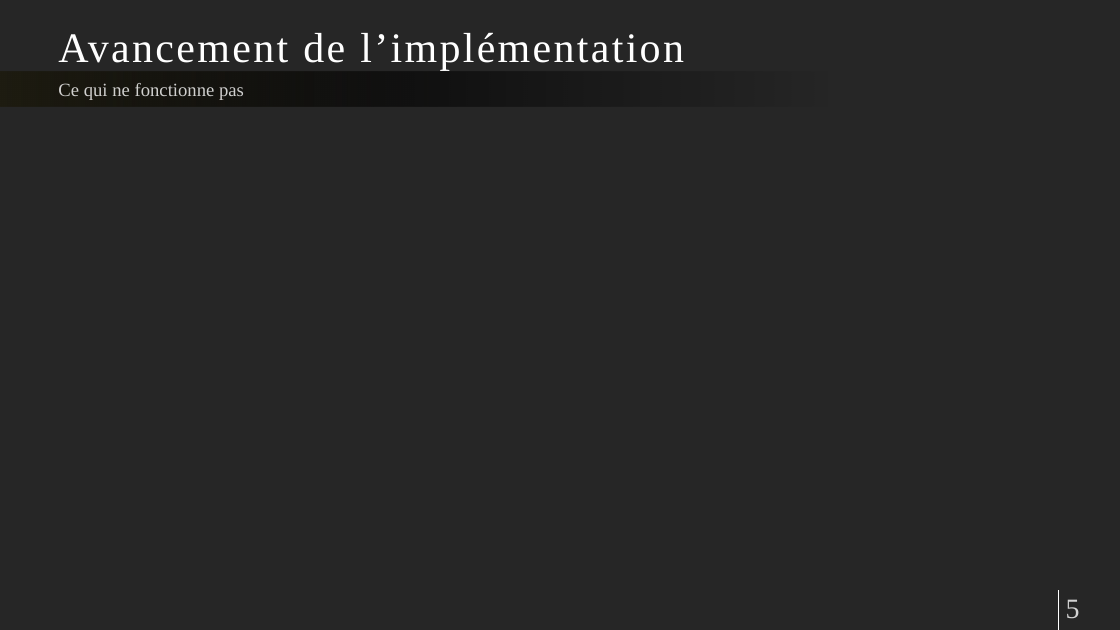
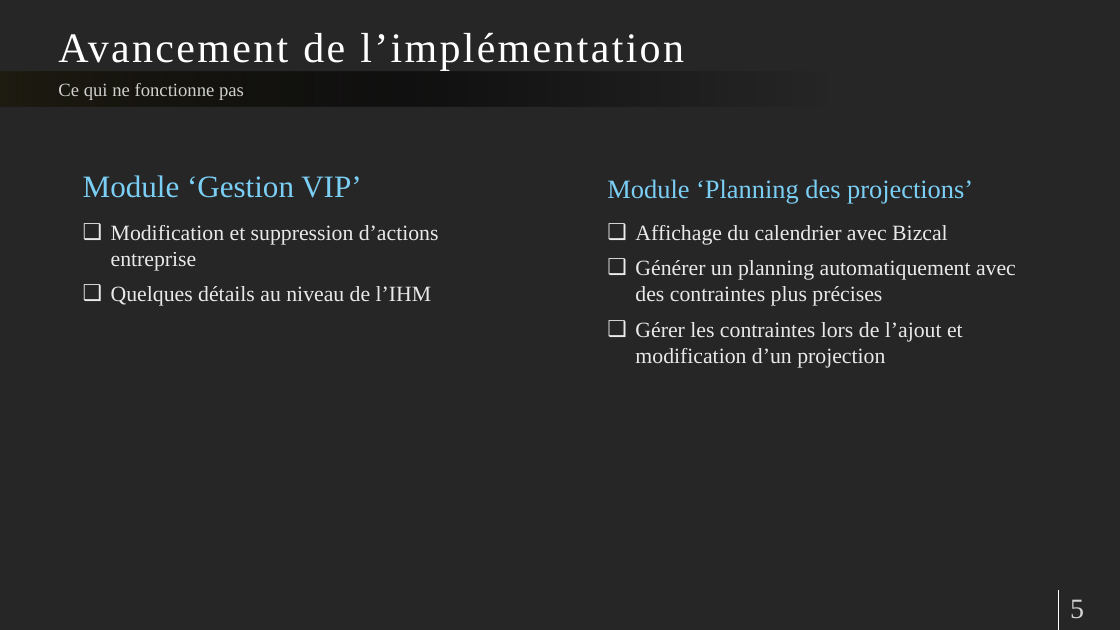
Before and after one commit to pierreelliott/CPOA, a slide deck: slide 5 of Présentation CPOA.pptx. Drawn at 1120x630 pixels with LibreOffice and Linux fonts; fonts in the diff are those of the drawing. Boxes give left, top, right and bottom in pixels: in the first picture for what was removed or moved away, otherwise in the second. Text is boxed around its words. In the diff, an @@ line names an element or a change of style, - is before the commit and + after.

```diff
--- a/Présentation CPOA.pptx
+++ b/Présentation CPOA.pptx
@@ text added at box(83, 175, 361, 198), 40 pt, text #7BCFF5 @@
+Module ‘Gestion VIP’
@@ text added at box(607, 179, 973, 204), 34 pt, text #7BCFF5 @@
+Module ‘Planning des projections’
@@ text added at box(111, 225, 439, 306), 28 pt, text #FFFFFF at 90% opacity @@
+❑ Modification et suppression d’actions entreprise
+❑ Quelques détails au niveau de l’IHM
@@ text added at box(635, 225, 1016, 368), 28 pt, text #FFFFFF at 90% opacity @@
+❑ Affichage du calendrier avec Bizcal
+❑ Générer un planning automatiquement avec des contraintes plus précises
+❑ Gérer les contraintes lors de l’ajout et modification d’un projection
@@ page number: place and size @@
-page number at box(1066, 599, 1080, 619)
+page number at box(1070, 599, 1084, 619)
```
Also in this commit, not shown: 3 other slides changed, 12 other files.
